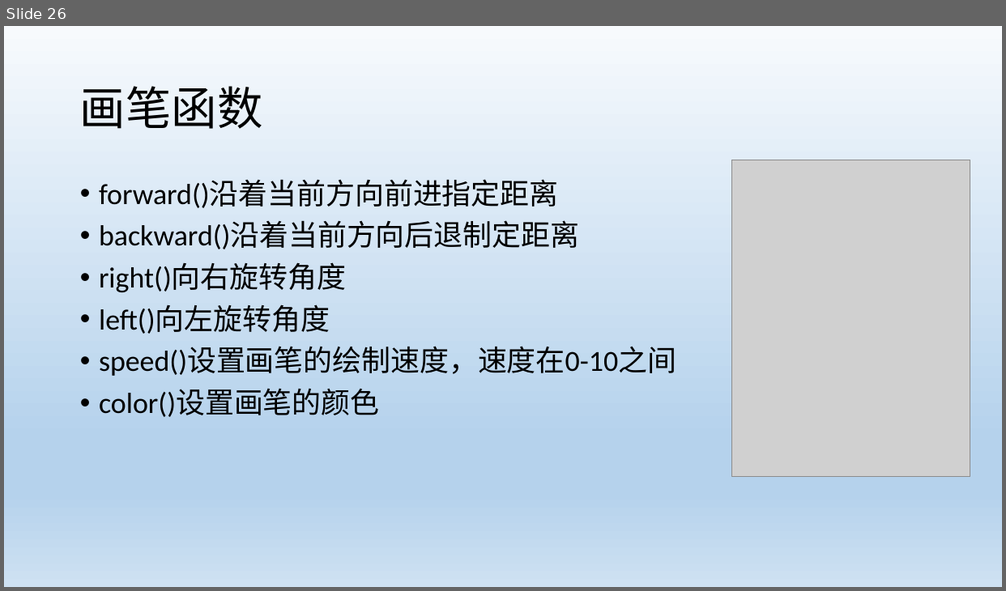
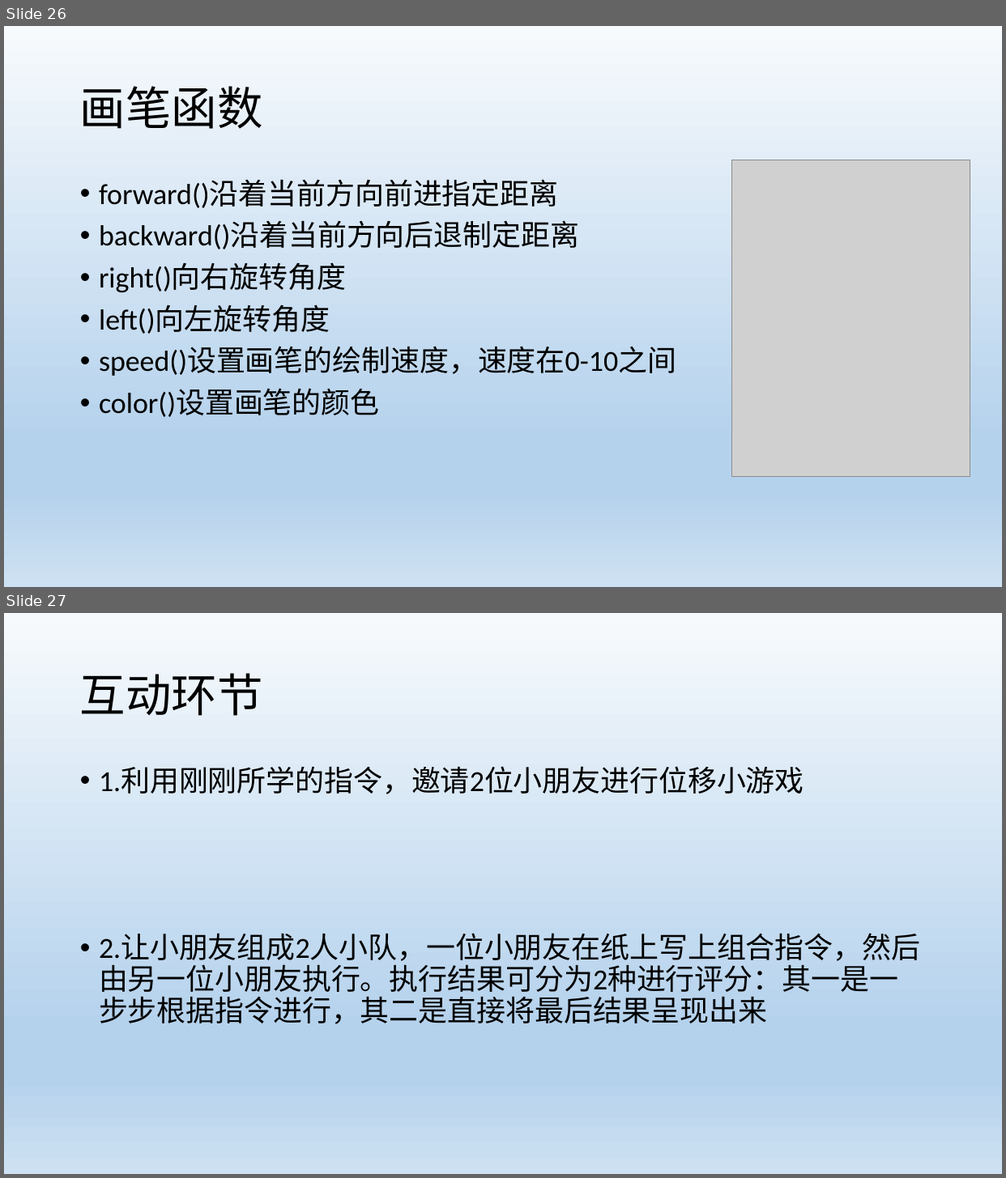
Before and after one commit to HKingdoom/learngit, a slide deck: Python01.pptx. Shown one above the other, each under a label of ours: slide 26 before the commit, slides 26 and 27 after it. The pictures are 1006x591 and 1006x1178 pixels, drawn with LibreOffice and Linux fonts; fonts in the diff are those of the drawing; grey boxes stand for pictures. Boxes give left, top, right and bottom in pixels: in the first picture for what was removed or moved away, otherwise in the second. Text is boxed around its words. In the diff, an @@ line names an element or a change of style, - is before the commit and + after.

```diff
--- a/Python01.pptx
+++ b/Python01.pptx
@@ slide 27 added at (x1=4, y1=613, x2=1002, y2=1174), background gradient #F7FAFD to #B5D2EC to #CEE1F2 @@
@@ title added at (x1=80, y1=673, x2=263, y2=716), 44 pt, text #000000 @@
+互动环节
@@ text added at (x1=99, y1=767, x2=920, y2=1024), 28 pt, text #000000 @@
+• 1.利用刚刚所学的指令，邀请2位小朋友进行位移小游戏
+• 2.让小朋友组成2人小队，一位小朋友在纸上写上组合指令，然后由另一位小朋友执行。执行结果可分为2种进行评分：其一是一步步根据指令进行，其二是直接将最后结果呈现出来
```
Also in this commit, not shown: 1 slide changed, 1 other slide added, 2 slides removed.
